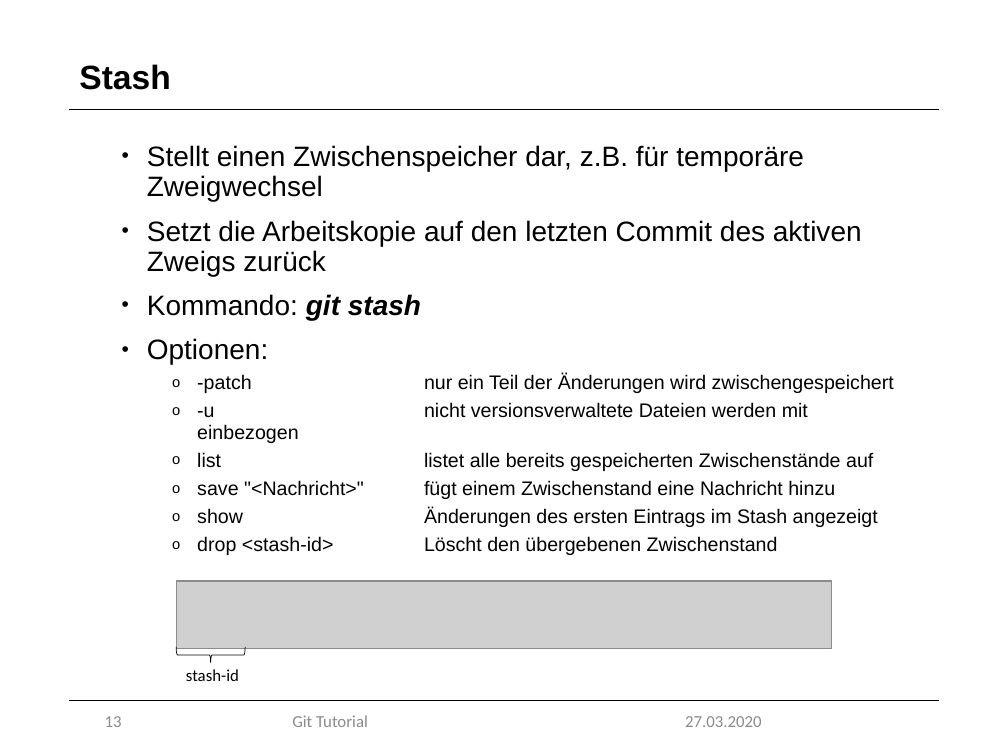
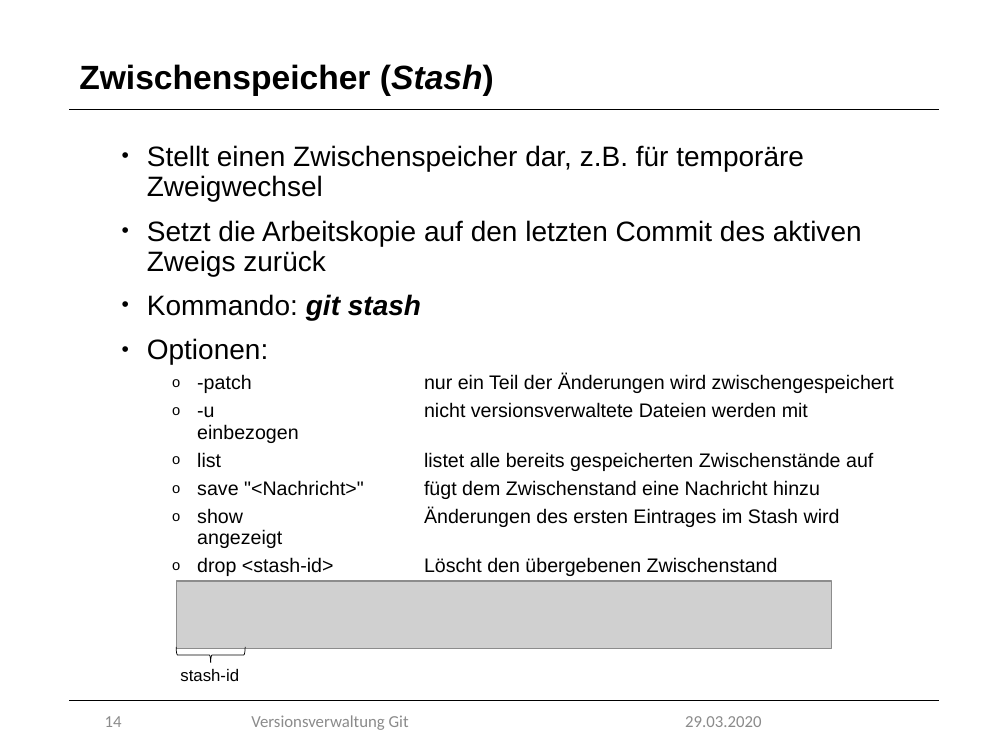
Before and after one commit to marcretzlaff/projektarbeit, a slide deck: slide 14 of Präsentation-90min/Präsentation-90min.pptx (slide 13 before the commit). Drawn at 1008x756 pixels with LibreOffice and Linux fonts; fonts in the diff are those of the drawing; grey boxes stand for pictures; background and template pictures are left out. Boxes give left, top, right and bottom in pixels: in the first picture for what was removed or moved away, otherwise in the second. Text is boxed around its words. In the diff, an @@ line names an element or a change of style, - is before the commit and + after.

```diff
--- a/Präsentation-90min/Präsentation-90min.pptx
+++ b/Präsentation-90min/Präsentation-90min.pptx
@@ title at [79,64,494,96]: text changed @@
-Stash
+Zwischenspeicher (Stash)
@@ text at [424,480,840,527]: text changed @@
-  o save "<Nachricht>" fügt einem Zwischenstand eine Nachricht hinzu
-  o show Änderungen des ersten Eintrags im Stash angezeigt
+  o save "<Nachricht>" fügt dem Zwischenstand eine Nachricht hinzu
+  o show Änderungen des ersten Eintrages im Stash wird angezeigt
@@ text "stash-id" at [180,669,239,681]: font Calibri to Arial @@
@@ page number at [105,716,122,727]: text changed @@
-13
+14
@@ text at [251,715,409,730]: text changed @@
-Git Tutorial
+Versionsverwaltung Git
@@ text at [685,716,761,727]: text changed @@
-27.03.2020
+29.03.2020
```
Also in this commit, not shown: 33 other slides changed, 2 slides added, 1 slide removed.
